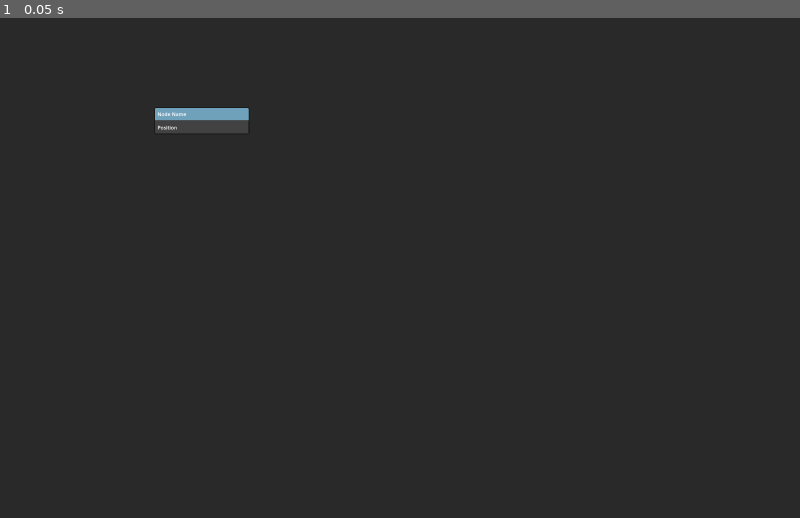
Above: before the commit, frame 1.
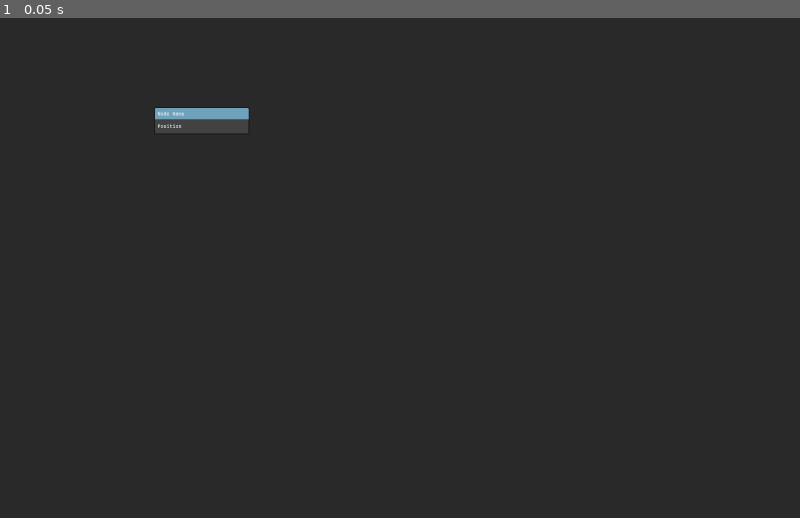
Above: after the commit, the same moment.

Repository: JackShort/vscripting
Game: Godot game, scene res://Main.tscn
The game is run twice, just before and just after one commit, with the same random seed, the same clock (stepped at 60 frames per second) and the same inputs.
Inputs:
- Up to frame 1 (0.05 s): no input

The runs differ from the first frame. In frame 1, less than 0.1% of the frame differs, in the area x 19-32%, y 18-23%.

Commit message:
fuzzy searching

Diff:
--- /dev/null
+++ b/Global.gd
@@ -0,0 +1,3 @@
+extends Node
+
+var graph_node_list: GraphNodeList = null
--- a/GraphNode.gd
+++ b/GraphNode.gd
@@ -2,5 +2,5 @@
 
 @onready var node_name_label: Label = %NodeName
 
-func init():
-    node_name_label.text = "Placeholder"
+func init(graph_node_data: GraphNodeData):
+    node_name_label.text = graph_node_data.name
--- a/GraphNode.tscn
+++ b/GraphNode.tscn
@@ -1,6 +1,7 @@
-[gd_scene load_steps=4 format=3 uid="uid://cgdolghcjt43v"]
+[gd_scene load_steps=5 format=3 uid="uid://cgdolghcjt43v"]
 
 [ext_resource type="Script" path="res://GraphNode.gd" id="1_rh83k"]
+[ext_resource type="Theme" uid="uid://bo8kigawanwjo" path="res://text_theme.tres" id="2_tpexm"]
 
 [sub_resource type="StyleBoxFlat" id="StyleBoxFlat_q7bsk"]
 bg_color = Color(0.258824, 0.258824, 0.258824, 1)
@@ -38,6 +39,7 @@
 [node name="NodeName" type="Label" parent="VBoxContainer/NodeNameContainer"]
 unique_name_in_owner = true
 layout_mode = 2
+theme = ExtResource("2_tpexm")
 text = "Node Name
 "
 
@@ -52,5 +54,6 @@
 
 [node name="Label" type="Label" parent="VBoxContainer/MarginContainer/VBoxContainer2"]
 layout_mode = 2
+theme = ExtResource("2_tpexm")
 text = "Position
 "
--- /dev/null
+++ b/GraphNodeData.gd
@@ -0,0 +1,2 @@
+extends Node
+class_name GraphNodeData
--- /dev/null
+++ b/GraphNodeData.tscn
@@ -0,0 +1,6 @@
+[gd_scene load_steps=2 format=3 uid="uid://bgi0u2c7oocb3"]
+
+[ext_resource type="Script" path="res://GraphNodeData.gd" id="1_1f22x"]
+
+[node name="GraphNodeData" type="Node"]
+script = ExtResource("1_1f22x")
--- /dev/null
+++ b/GraphNodeList.gd
@@ -0,0 +1,5 @@
+extends Node
+class_name GraphNodeList
+
+func _ready():
+    Global.graph_node_list = self
--- /dev/null
+++ b/GraphNodeList.tscn
@@ -0,0 +1,13 @@
+[gd_scene load_steps=3 format=3 uid="uid://dd45w0c6lva0"]
+
+[ext_resource type="Script" path="res://GraphNodeList.gd" id="1_b2x5x"]
+[ext_resource type="PackedScene" uid="uid://bgi0u2c7oocb3" path="res://GraphNodeData.tscn" id="2_dqge7"]
+
+[node name="GraphNodeList" type="Node"]
+script = ExtResource("1_b2x5x")
+
+[node name="uint256" parent="." instance=ExtResource("2_dqge7")]
+
+[node name="bool" parent="." instance=ExtResource("2_dqge7")]
+
+[node name="add" parent="." instance=ExtResource("2_dqge7")]
--- a/GridCam.gd
+++ b/GridCam.gd
@@ -4,7 +4,7 @@
 var zoom_factor: float = 1.07
 var max_zoom: Vector2 = Vector2(3, 3)
 var min_zoom: Vector2 = Vector2(0.5, 0.5)
-var pan_speed: float = 800.0
+var pan_speed: float = 900.0
 
 var wish_zoom_factor := 0.0
 var wish_pan_direction := Vector2.ZERO
--- a/Main.gd
+++ b/Main.gd
@@ -1,14 +1,26 @@
 extends Node2D
 
-@onready var graph_node_scene = preload("res://GraphNode.tscn")
+@onready var search_node_scene = preload("res://Searchbar.tscn")
+
+var _search_bar_node: Control = null
 
 func _input(event):
     if event is InputEventMouseButton:
         if event.button_index == MOUSE_BUTTON_RIGHT:
-            _add_node(get_global_mouse_position())
+            if _search_bar_node:
+                _search_bar_node.queue_free()
+                _search_bar_node = null
 
-func _add_node(mouse_position: Vector2):
-    var graph_node = graph_node_scene.instantiate()
-    add_child(graph_node)
-    graph_node.global_position = mouse_position
-    graph_node.init()
+            _search_bar_node = search_node_scene.instantiate()
+            add_child(_search_bar_node)
+            _search_bar_node.node_added.connect(_on_node_added)
+            _search_bar_node.global_position = get_global_mouse_position()
+
+    if Input.is_action_pressed("ui_cancel") and _search_bar_node:
+        _search_bar_node.queue_free()
+        _search_bar_node = null
+
+func _on_node_added():
+    if _search_bar_node:
+        _search_bar_node.queue_free()
+        _search_bar_node = null
--- a/Main.tscn
+++ b/Main.tscn
@@ -1,9 +1,10 @@
-[gd_scene load_steps=5 format=3 uid="uid://d23k47vwmjlya"]
+[gd_scene load_steps=6 format=3 uid="uid://d23k47vwmjlya"]
 
 [ext_resource type="Script" path="res://Main.gd" id="1_dqnvj"]
 [ext_resource type="Script" path="res://GridRenderer.gd" id="1_eaphm"]
 [ext_resource type="Script" path="res://GridCam.gd" id="1_tuxxw"]
 [ext_resource type="PackedScene" uid="uid://cgdolghcjt43v" path="res://GraphNode.tscn" id="4_86ki2"]
+[ext_resource type="PackedScene" uid="uid://dd45w0c6lva0" path="res://GraphNodeList.tscn" id="5_aqdkv"]
 
 [node name="Main" type="Node2D"]
 script = ExtResource("1_dqnvj")
@@ -25,3 +26,5 @@
 offset_top = 288.0
 offset_right = 796.0
 offset_bottom = 370.0
+
+[node name="GraphNodeList" parent="." instance=ExtResource("5_aqdkv")]
--- /dev/null
+++ b/Searchbar.gd
@@ -0,0 +1,77 @@
+extends PanelContainer
+class_name SearchBar
+
+signal node_added
+
+@onready var graph_node_scene = preload("res://GraphNode.tscn")
+@onready var search_input: LineEdit = %SearchInput
+@onready var search_result1: Label = %Result1
+@onready var search_result2: Label = %Result2
+@onready var search_result3: Label = %Result3
+
+var _top_graph_node: GraphNodeData = null
+
+func _input(_event):
+    if Input.is_action_pressed("ui_accept") and _top_graph_node:
+        _add_graph_node()
+        queue_free()
+
+func _ready():
+    search_input.grab_focus()
+    search_input.text_changed.connect(_search)
+
+
+func _levenshtein_distance(str1:String, str2:String)->int:
+        str1 = str1.to_lower()
+        str2 = str2.to_lower()
+        var m:int = len(str1)
+        var n:int = len(str2)
+        var d: Array = []
+        for i in range(1, m+1):
+            d.append([i])
+        d.insert(0, range(0, n+1))
+        for j in range(1, n+1):
+            for i in range(1, m+1):
+                var substitution_cost: int
+                if str1[i-1] == str2[j-1]:
+                    substitution_cost = 0
+                else:
+                    substitution_cost = 1
+                d[i].insert(j, min(min(
+                    d[i-1][j]+1,
+                    d[i][j-1]+1),
+                    d[i-1][j-1]+substitution_cost))
+        return d[-1][-1]
+
+func _search(text: String):
+    if text == "":
+        search_result1.visible = false
+        search_result2.visible = false
+        search_result3.visible = false
+        return
+
+    var graph_nodes = Global.graph_node_list.get_children() as Array[GraphNodeData]
+    var order := []
+
+    for i in graph_nodes.size():
+        var dist := _levenshtein_distance(text, graph_nodes[i].name)
+        order.append([dist, i])
+
+    order.sort_custom(func(a, b): return a[0] < b[0])
+    order = order.slice(0, 5)
+    _top_graph_node = graph_nodes[order[0][1]]
+
+    search_result1.text = graph_nodes[order[0][1]].name
+    search_result2.text = graph_nodes[order[1][1]].name
+    search_result3.text = graph_nodes[order[2][1]].name
+
+    search_result1.visible = true
+    search_result2.visible = true
+    search_result3.visible = true
+
+func _add_graph_node():
+    var graph_node = graph_node_scene.instantiate()
+    get_parent().add_child(graph_node)
+    graph_node.init(_top_graph_node)
+    graph_node.global_position = global_position
+    node_added.emit()
--- /dev/null
+++ b/Searchbar.tscn
@@ -0,0 +1,39 @@
+[gd_scene load_steps=3 format=3 uid="uid://b73w731afvpdy"]
+
+[ext_resource type="Theme" uid="uid://bo8kigawanwjo" path="res://text_theme.tres" id="1_7nqlh"]
+[ext_resource type="Script" path="res://Searchbar.gd" id="1_j7lf3"]
+
+[node name="Searchbar" type="PanelContainer"]
+custom_minimum_size = Vector2(200, 2.08165e-12)
+offset_right = 200.0
+script = ExtResource("1_j7lf3")
+
+[node name="VBoxContainer" type="VBoxContainer" parent="."]
+layout_mode = 2
+theme_override_constants/separation = 8
+
+[node name="SearchInput" type="LineEdit" parent="VBoxContainer"]
+unique_name_in_owner = true
+layout_mode = 2
+theme = ExtResource("1_7nqlh")
+
+[node name="Result1" type="Label" parent="VBoxContainer"]
+unique_name_in_owner = true
+visible = false
+layout_mode = 2
+theme = ExtResource("1_7nqlh")
+text = "next"
+
+[node name="Result2" type="Label" parent="VBoxContainer"]
+unique_name_in_owner = true
+visible = false
+layout_mode = 2
+theme = ExtResource("1_7nqlh")
+text = "next"
+
+[node name="Result3" type="Label" parent="VBoxContainer"]
+unique_name_in_owner = true
+visible = false
+layout_mode = 2
+theme = ExtResource("1_7nqlh")
+text = "next"
--- a/project.godot
+++ b/project.godot
@@ -15,6 +15,10 @@
 config/features=PackedStringArray("4.2", "Forward Plus")
 config/icon="res://icon.svg"
 
+[autoload]
+
+Global="*res://Global.gd"
+
 [display]
 
 window/size/viewport_width=3200
--- /dev/null
+++ b/text_theme.tres
@@ -0,0 +1,6 @@
+[gd_resource type="Theme" load_steps=2 format=3 uid="uid://bo8kigawanwjo"]
+
+[ext_resource type="FontFile" uid="uid://ils670aqnn6a" path="res://BerkeleyMono-Regular.ttf" id="1_jnsqn"]
+
+[resource]
+default_font = ExtResource("1_jnsqn")
Binary file added: BerkeleyMono-Regular.ttf
Not shown, added: BerkeleyMono-Regular.ttf.import
